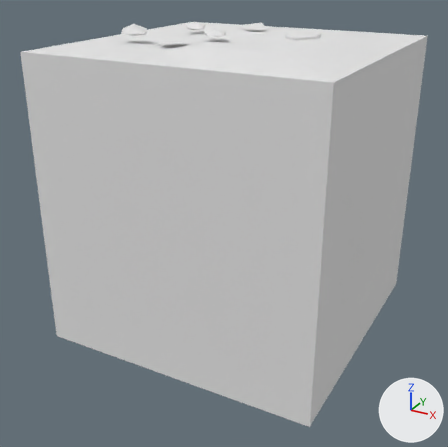
Before and after pictures for a commit that changed the FBX model Assets/Tiles/Blend/Blend Rock Snow 2.fbx.
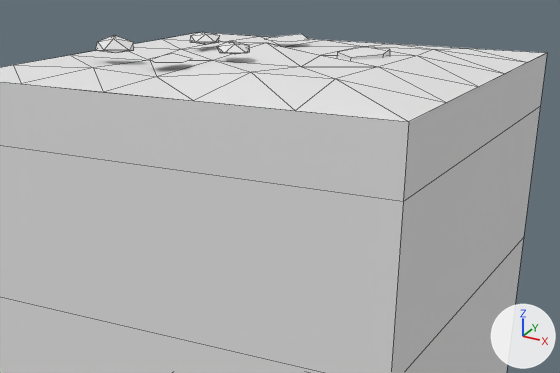
Each version is shown whole from a 50 mm camera at (1.96, -3.81, 1.61) aimed at (-0.04, -0.18, -0.2), then close up on the part from 13% to 97% of the width and 0% to 57% of the height. The lights are fixed; the arrows at lower right show +X, +Y and +Z. The last two pictures show the newer version. The close-ups show mesh edges as thin lines. Where no turn or scale is listed for an object, it has been applied to the vertices. Vertices at exactly the same position are counted once.

The scene before the commit, as lines of its bpy script (objects in view):
```python
me_blend_rock_snow_2 = bpy.data.meshes.new('Blend Rock Snow 2')
me_blend_rock_snow_2.from_pydata(...)  # 104 vertices, 131 faces; spans x -1.0..1.0, y -1.0..1.0, z -1.0..1.17
me_blend_rock_snow_2.materials.append(mat_tileworld_tiles)  # its picture is missing
ob_blend_rock_snow_2 = bpy.data.objects.new('Blend Rock Snow 2', me_blend_rock_snow_2)
ob_blend_rock_snow_2.location = (0.0, 0.0, 0.0)
```
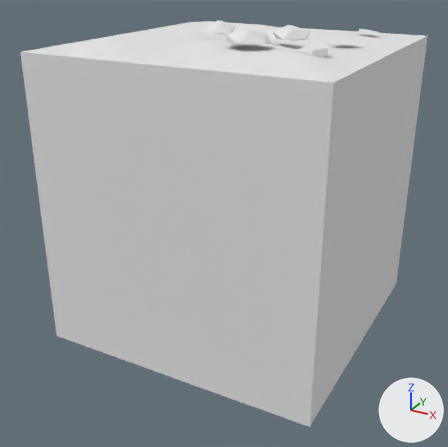
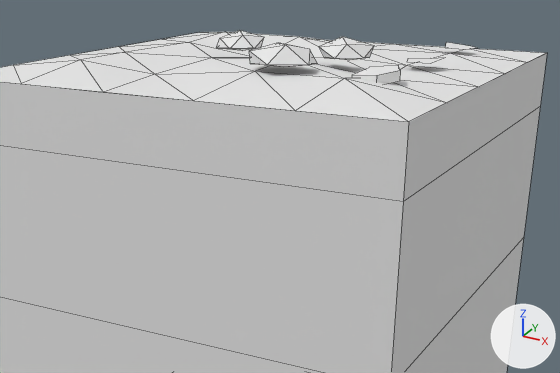
What changed in the scene script:
```text
Change me_blend_rock_snow_2:
    used by ob_blend_rock_snow_2; location = (0.0, 0.0, 0.0)
    remove me_blend_rock_snow_2.from_pydata(...)  # 104 vertices, 131 faces; spans x -1.0..1.0, y -1.0..1.0, z -1.0..1.17
    add me_blend_rock_snow_2.from_pydata(...)  # 104 vertices, 131 faces; spans x -1.0..1.0, y -1.0..1.0, z -1.0..1.21
    me_blend_rock_snow_2 part 1: the loose piece of 5 vertices spanning x -0.32..-0.09, y 0.46..0.69, z 1.09..1.11 is turned 82.5 degrees about the z axis through its middle and scaled by 0.698, then moved by (0.87, 0.08, 0.0)
    me_blend_rock_snow_2 part 2: the loose piece of 5 vertices spanning x -0.39..-0.2, y -0.5..-0.31, z 1.09..1.11 is turned -101.2 degrees about the z axis through its middle and scaled by 0.888, then moved by (0.96, 0.51, 0.0)
    me_blend_rock_snow_2 part 3: the loose piece of 12 vertices spanning x -0.51..-0.36, y 0.05..0.2, z 1.1..1.15 is deleted
    me_blend_rock_snow_2 part 4: the loose piece of 12 vertices spanning x -0.71..-0.51, y -0.44..-0.28, z 1.11..1.17 is deleted
    me_blend_rock_snow_2 part 5: the loose piece of 12 vertices spanning x -0.18..-0.02, y -0.26..-0.11, z 1.11..1.16 is deleted
    me_blend_rock_snow_2 part 6: the loose piece of 10 vertices spanning x 0.27..0.49, y -0.01..0.25, z 1.06..1.12 is deleted
    me_blend_rock_snow_2 part 7
    16 vertices move from x -0.62..0.6, y -0.61..0.63, z 1.05..1.11 to x -0.63..0.64, y -0.6..0.61, z 1.05..1.11
    41 vertices are added at x -0.24..0.74, y -0.63..0.0, z 1.05..1.21
    5 new vertices lie (0.0, 0.0, 0.04) away from vertices in x 0.56..0.74, y -0.46..-0.29, z 1.05..1.08
    66 new faces join them
```

Pixel boxes [x1, y1, x2, y2] of what changed, in the close-ups (560 x 373 px; the box of a moved part takes in the faces that stretch with it):
'Blend Rock Snow 2', reshaped
    before: [0, 32, 547, 373]
    after: [0, 30, 547, 373]
part 1 of me_blend_rock_snow_2, moved or reshaped
    before: [266, 34, 309, 41]
    after: [445, 42, 478, 49]
part 2 of me_blend_rock_snow_2, moved or reshaped
    before: [150, 53, 191, 62]
    after: [407, 57, 445, 63]
part 3 of me_blend_rock_snow_2, deleted
    before: [190, 32, 219, 45]
part 4 of me_blend_rock_snow_2, deleted
    before: [95, 35, 134, 53]
part 5 of me_blend_rock_snow_2, deleted
    before: [217, 41, 250, 54]
part 6 of me_blend_rock_snow_2, deleted
    before: [337, 47, 390, 60]
part 7 of me_blend_rock_snow_2, reshaped
    before: [96, 41, 479, 87]
    after: [81, 30, 478, 87]
